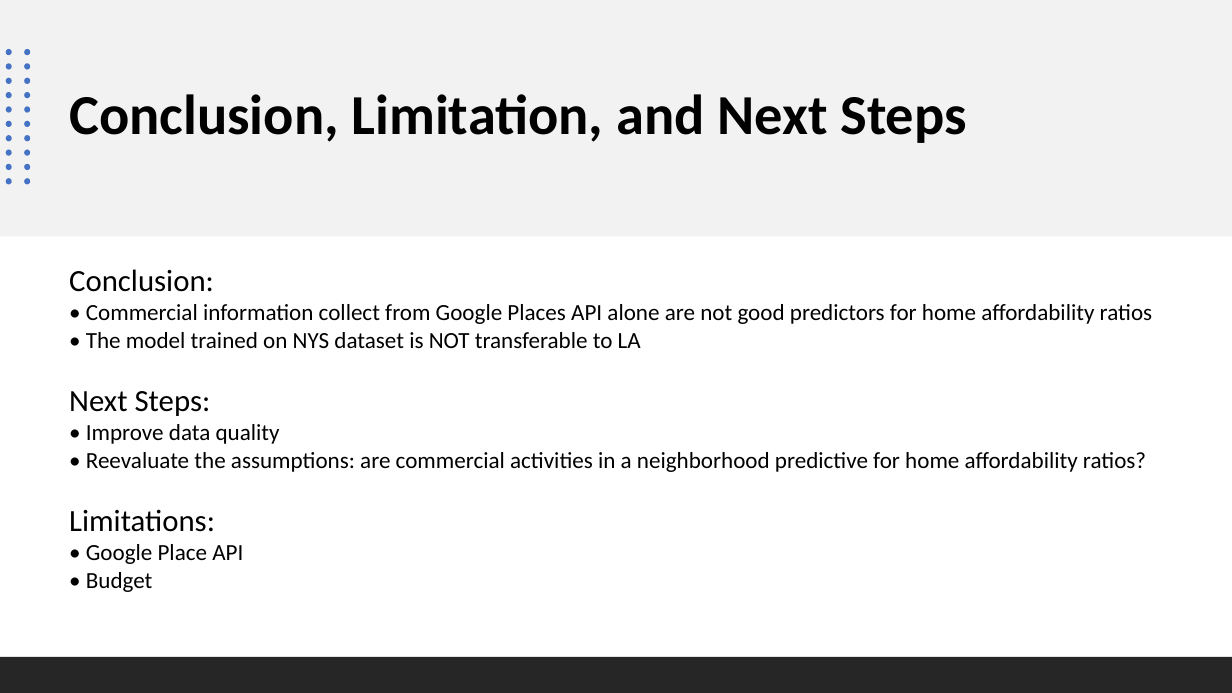
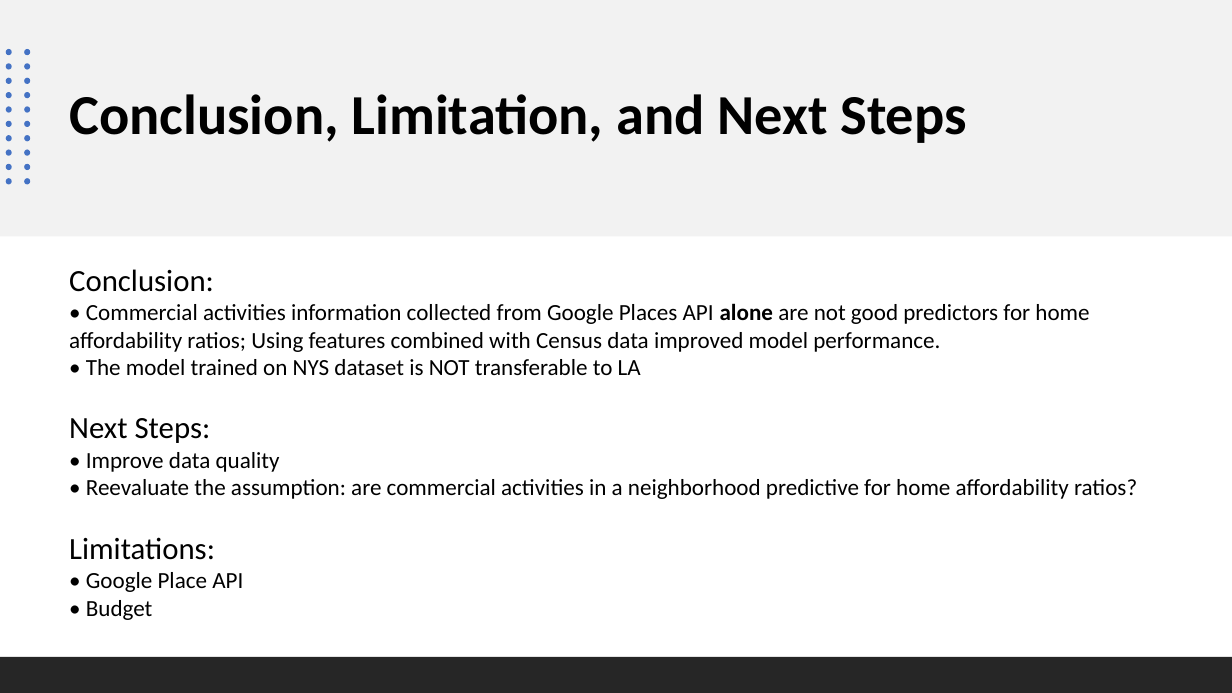
Before and after one commit to FredaXin/capstone, a slide deck: slide 13 of presentation/presentation_capstone.pptx. Drawn at 1232x693 pixels with LibreOffice and Linux fonts; fonts in the diff are those of the drawing. Boxes give left, top, right and bottom in pixels: in the first picture for what was removed or moved away, otherwise in the second. Text is boxed around its words. In the diff, an @@ line names an element or a change of style, - is before the commit and + after.

```diff
--- a/presentation/presentation_capstone.pptx
+++ b/presentation/presentation_capstone.pptx
@@ text at (69,303,1089,352): text changed @@
-• Commercial information collect from Google Places API alone are not good predictors for home affordability ratios
+• Commercial activities information collected from Google Places API alone are not good predictors for home affordability ratios; Using features combined with Census data improved model performance.
@@ text at (86,479,1137,499): text changed @@
-• Reevaluate the assumptions: are commercial activities in a neighborhood predictive for home affordability ratios?
+• Reevaluate the assumption: are commercial activities in a neighborhood predictive for home affordability ratios?
```
Also in this commit, not shown: 1 other slide changed, 1 other file.
